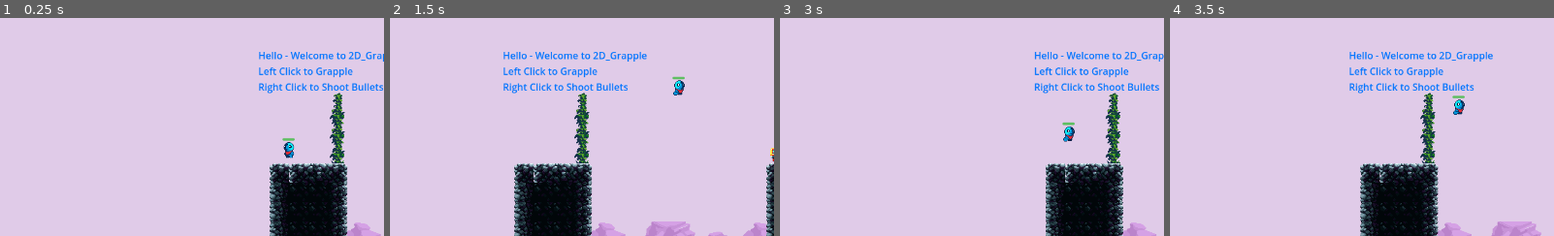
Above: before the commit, frames 1-4 (left to right).
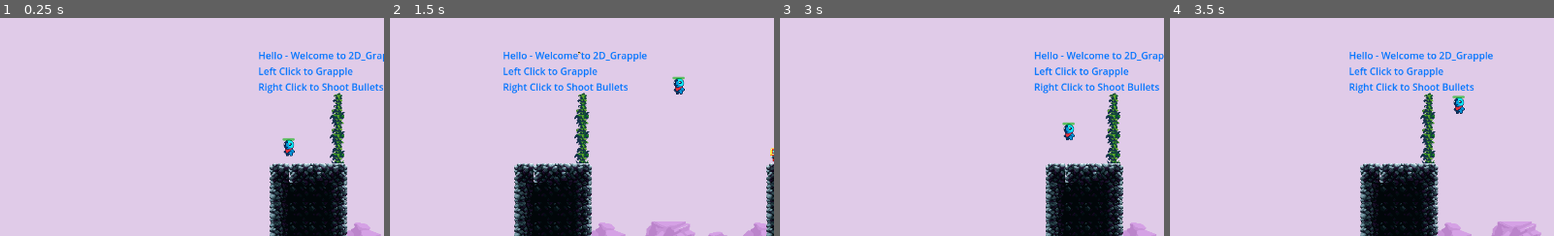
Above: after the commit, the same moments.

Repository: SamanAshoori/Godot_2D_Grapple_Game
Game: Godot game, scene res://Scenes/level_one.tscn
The game is run twice, just before and just after one commit, with the same random seed, the same clock (stepped at 60 frames per second) and the same inputs. Sound files missing from this copy of the repository are replaced by a short silence.
Inputs (mouse positions are % of the whole screen's width and height, from its top left):
- Up to frame 1 (0.25 s): no input
- Up to frame 2 (1.5 s): tap Enter at 0.5, 1.25 s; move the mouse to (72, 45) at 0.52 s; hold D (move_right) from 0.53 s (still down); tap Space (jump) at 0.6, 0.77, 1.07 s; move the mouse to (29, 55) at 1.27 s; right-click (29, 55) at 1.35 s
- Up to frame 3 (3 s): tap Space (jump) at 1.52, 1.55, 1.82, 2.3, 2.85 s; tap Enter at 2, 2.75 s; move the mouse to (60, 28) at 2.02 s; release D (move_right) at 2.03 s; hold A (move_left) 2.03-2.78 s; click (60, 28) at 2.1 s; move the mouse to (45, 70) at 2.77 s; hold D (move_right) from 2.78 s (still down)
- Up to frame 4 (3.5 s): keep holding D (move_right); tap Space (jump) at 3.02, 3.32 s
The pictures show only the part of the screen within x 12-62%, y 50-100%; the shares and areas given below are measured in that part.

The runs differ from the first frame. In frame 1, 0.2% of the frame differs, in the area x 73-77%, y 55-65%; in frame 2, 0.2%, in the area x 48-77%, y 15-36%; in frame 3, 0.2%; in frame 4, 0.2%.

Commit message:
added a hurt animation
added a hurt animation

Diff:
--- a/Scenes/player_node.tscn
+++ b/Scenes/player_node.tscn
@@ -1,7 +1,9 @@
-[gd_scene load_steps=23 format=3 uid="uid://050fh0mgwxrh"]
+[gd_scene load_steps=37 format=3 uid="uid://050fh0mgwxrh"]
 
 [ext_resource type="Script" uid="uid://cw6cl20h6dkfo" path="res://Scenes/scripts/character_body_2d.gd" id="1_dm0xv"]
 [ext_resource type="Texture2D" uid="uid://cvpx34uh4wvn3" path="res://Sprites/player/dude/Dude_Monster_Idle_4.png" id="2_67j28"]
+[ext_resource type="Texture2D" uid="uid://bab8sbasmyagf" path="res://Sprites/player/dude/Dude_Monster_Death_8.png" id="2_bphjq"]
+[ext_resource type="Texture2D" uid="uid://bvcciljabko1f" path="res://Sprites/player/dude/Dude_Monster_Hurt_4.png" id="3_7vt5t"]
 [ext_resource type="Texture2D" uid="uid://dkel4x0yfbmg8" path="res://Sprites/player/dude/Dude_Monster_Jump_8.png" id="3_k3j84"]
 [ext_resource type="Script" uid="uid://cca8byf31pi57" path="res://Scenes/scripts/grapple_controller.gd" id="3_nbi4f"]
 [ext_resource type="Texture2D" uid="uid://chtm0hsx1gyex" path="res://Sprites/player/dude/Dude_Monster_Run_6.png" id="3_ofm4f"]
@@ -11,6 +13,54 @@
 [sub_resource type="RectangleShape2D" id="RectangleShape2D_dm0xv"]
 size = Vector2(15, 26)
 
+[sub_resource type="AtlasTexture" id="AtlasTexture_2fo2p"]
+atlas = ExtResource("2_bphjq")
+region = Rect2(0, 0, 32, 32)
+
+[sub_resource type="AtlasTexture" id="AtlasTexture_smf2g"]
+atlas = ExtResource("2_bphjq")
+region = Rect2(32, 0, 32, 32)
+
+[sub_resource type="AtlasTexture" id="AtlasTexture_c1ylh"]
+atlas = ExtResource("2_bphjq")
+region = Rect2(64, 0, 32, 32)
+
+[sub_resource type="AtlasTexture" id="AtlasTexture_qwo0a"]
+atlas = ExtResource("2_bphjq")
+region = Rect2(96, 0, 32, 32)
+
+[sub_resource type="AtlasTexture" id="AtlasTexture_76uhm"]
+atlas = ExtResource("2_bphjq")
+region = Rect2(128, 0, 32, 32)
+
+[sub_resource type="AtlasTexture" id="AtlasTexture_1ibel"]
+atlas = ExtResource("2_bphjq")
+region = Rect2(160, 0, 32, 32)
+
+[sub_resource type="AtlasTexture" id="AtlasTexture_wcdjo"]
+atlas = ExtResource("2_bphjq")
+region = Rect2(192, 0, 32, 32)
+
+[sub_resource type="AtlasTexture" id="AtlasTexture_d7n8d"]
+atlas = ExtResource("2_bphjq")
+region = Rect2(224, 0, 32, 32)
+
+[sub_resource type="AtlasTexture" id="AtlasTexture_7cvvl"]
+atlas = ExtResource("3_7vt5t")
+region = Rect2(0, 0, 32, 32)
+
+[sub_resource type="AtlasTexture" id="AtlasTexture_fmck6"]
+atlas = ExtResource("3_7vt5t")
+region = Rect2(32, 0, 32, 32)
+
+[sub_resource type="AtlasTexture" id="AtlasTexture_x21xs"]
+atlas = ExtResource("3_7vt5t")
+region = Rect2(64, 0, 32, 32)
+
+[sub_resource type="AtlasTexture" id="AtlasTexture_kd48x"]
+atlas = ExtResource("3_7vt5t")
+region = Rect2(96, 0, 32, 32)
+
 [sub_resource type="AtlasTexture" id="AtlasTexture_ofm4f"]
 atlas = ExtResource("2_67j28")
 region = Rect2(0, 0, 32, 32)
@@ -57,6 +107,52 @@
 
 [sub_resource type="SpriteFrames" id="SpriteFrames_bphjq"]
 animations = [{
+"frames": [{
+"duration": 1.0,
+"texture": SubResource("AtlasTexture_2fo2p")
+}, {
+"duration": 1.0,
+"texture": SubResource("AtlasTexture_smf2g")
+}, {
+"duration": 1.0,
+"texture": SubResource("AtlasTexture_c1ylh")
+}, {
+"duration": 1.0,
+"texture": SubResource("AtlasTexture_qwo0a")
+}, {
+"duration": 1.0,
+"texture": SubResource("AtlasTexture_76uhm")
+}, {
+"duration": 1.0,
+"texture": SubResource("AtlasTexture_1ibel")
+}, {
+"duration": 1.0,
+"texture": SubResource("AtlasTexture_wcdjo")
+}, {
+"duration": 1.0,
+"texture": SubResource("AtlasTexture_d7n8d")
+}],
+"loop": true,
+"name": &"death",
+"speed": 10.0
+}, {
+"frames": [{
+"duration": 1.0,
+"texture": SubResource("AtlasTexture_7cvvl")
+}, {
+"duration": 1.0,
+"texture": SubResource("AtlasTexture_fmck6")
+}, {
+"duration": 1.0,
+"texture": SubResource("AtlasTexture_x21xs")
+}, {
+"duration": 1.0,
+"texture": SubResource("AtlasTexture_kd48x")
+}],
+"loop": true,
+"name": &"hurt",
+"speed": 10.0
+}, {
 "frames": [{
 "duration": 1.0,
 "texture": SubResource("AtlasTexture_ofm4f")
@@ -126,9 +222,9 @@
 [node name="Sprite2D" type="AnimatedSprite2D" parent="."]
 position = Vector2(1, 0)
 sprite_frames = SubResource("SpriteFrames_bphjq")
-animation = &"idle"
+animation = &"hurt"
 autoplay = "idle"
-frame_progress = 0.582759
+frame_progress = 0.67016
 
 [node name="AnimationPlayer" type="AnimationPlayer" parent="."]
 libraries = {
@@ -155,10 +251,11 @@
 position = Vector2(7, -3)
 
 [node name="Hit_timer" type="Timer" parent="."]
-wait_time = 0.5
+wait_time = 0.3
 
 [node name="HealthBar" parent="." instance=ExtResource("5_67j28")]
 position = Vector2(-9, -16)
 
+[connection signal="animation_finished" from="Sprite2D" to="." method="_on_sprite_2d_animation_finished"]
 [connection signal="timeout" from="Grapple_Controller/Timer" to="Grapple_Controller" method="_on_timer_timeout"]
 [connection signal="timeout" from="Hit_timer" to="." method="_on_hit_timer_timeout"]
--- a/Scenes/scripts/character_body_2d.gd
+++ b/Scenes/scripts/character_body_2d.gd
@@ -5,25 +5,11 @@
 const JUMP_VELOCITY = -550.0
 const ACCELERATION = 0.1
 const DECELERATION = 0.1
+var is_hurt = false
 @onready var Sprite = $Sprite2D
 func _physics_process(delta: float) -> void:
-
-	#get mouse_pos
-	var mouse_pos = get_global_mouse_position()
-
-	if mouse_pos.x > global_position.x:
-		#mouse on right
-		$Gun.position = Vector2(7, -7)
-		Sprite.flip_h = false
-	else:
-		$Gun.position = Vector2(-14, -7)
-		Sprite.flip_h = true
-
-
-
 	# Add the gravity.
 	if not is_on_floor():
-		Sprite.play('jump')
 		velocity += get_gravity() * delta
 
 	#Handle 0 Health
@@ -40,24 +26,37 @@
 	var direction := Input.get_axis("move_left", "move_right")
 	if direction:
 		velocity.x = lerp(velocity.x, SPEED * direction,ACCELERATION)
-		if velocity.x > 0:
-			Sprite.play("run")
-			$Gun.position = Vector2(7, -7)
-			Sprite.flip_h = false
-		else:
-			Sprite.play("run")
-			$Gun.position = Vector2(-14, -7)
-			Sprite.flip_h = true
+	else:
+		velocity.x =lerp(velocity.x, 0.0 ,DECELERATION)
+
+	# --- Animation logic is now separate ---
+	if is_hurt:
+		Sprite.play("hurt")
+	elif not is_on_floor():
+		Sprite.play('jump')
+	elif direction:
+		Sprite.play("run")
 	else:
 		Sprite.play('idle')
-		velocity.x =lerp(velocity.x, 0.0 ,DECELERATION)
 
+	# Handle sprite flipping and gun position based on mouse or movement
+	# get mouse_pos
+	var mouse_pos = get_global_mouse_position()
+
+	if mouse_pos.x > global_position.x:
+		#mouse on right
+		$Gun.position = Vector2(7, -7)
+		Sprite.flip_h = false
+	else:
+		$Gun.position = Vector2(-14, -7)
+		Sprite.flip_h = true
 
 	move_and_slide()
 
 func player_hit():
-	Health -= 10;
-	$".".set_modulate('RED')
+	Health -= 10
+	is_hurt = true
+	#$".".set_modulate('RED')
 	print(Health)
 	$Hit_timer.start()
 
@@ -71,6 +70,11 @@
 	kill_player()
 
 
+func _on_hit_timer_timeout() -> void:
+	is_hurt = false
+	$".".set_modulate('#ffffff') # Replace with function body.
 
-func _on_hit_timer_timeout() -> void:
-	$".".set_modulate('#ffffff') # Replace with function body.
+
+func _on_sprite_2d_animation_finished() -> void:
+	if Sprite.get_animation() == "hurt":
+		is_hurt = false
Binary file added: Sprites/player/dude/Dude_Monster_Death_8.png
Not shown, added: Sprites/player/dude/Dude_Monster_Death_8.png.import
Binary file added: Sprites/player/dude/Dude_Monster_Hurt_4.png
Not shown, added: Sprites/player/dude/Dude_Monster_Hurt_4.png.import
